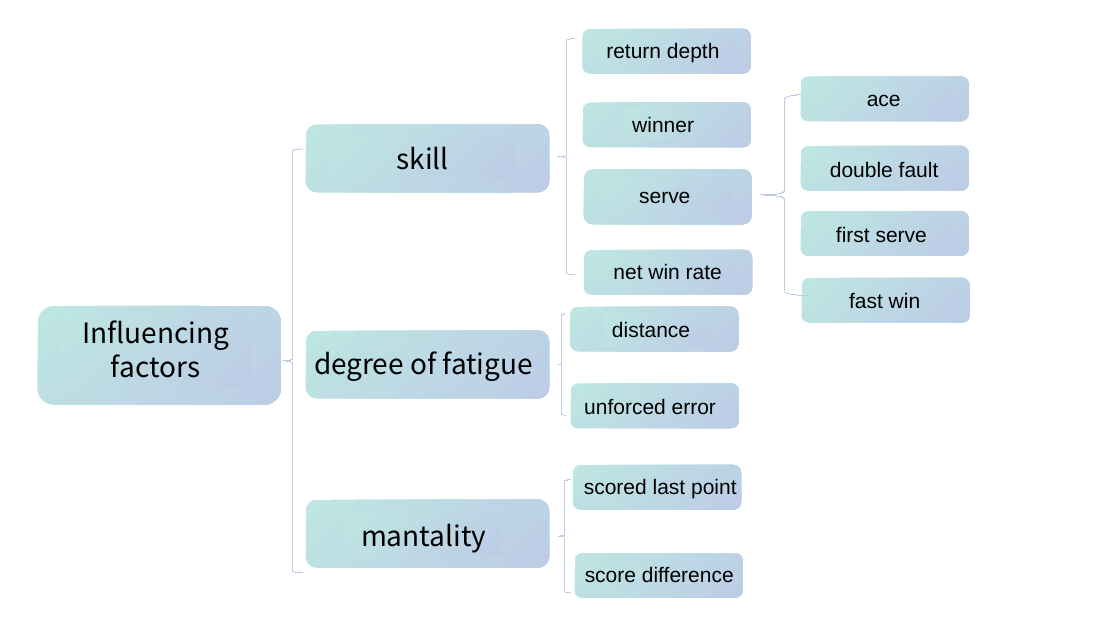
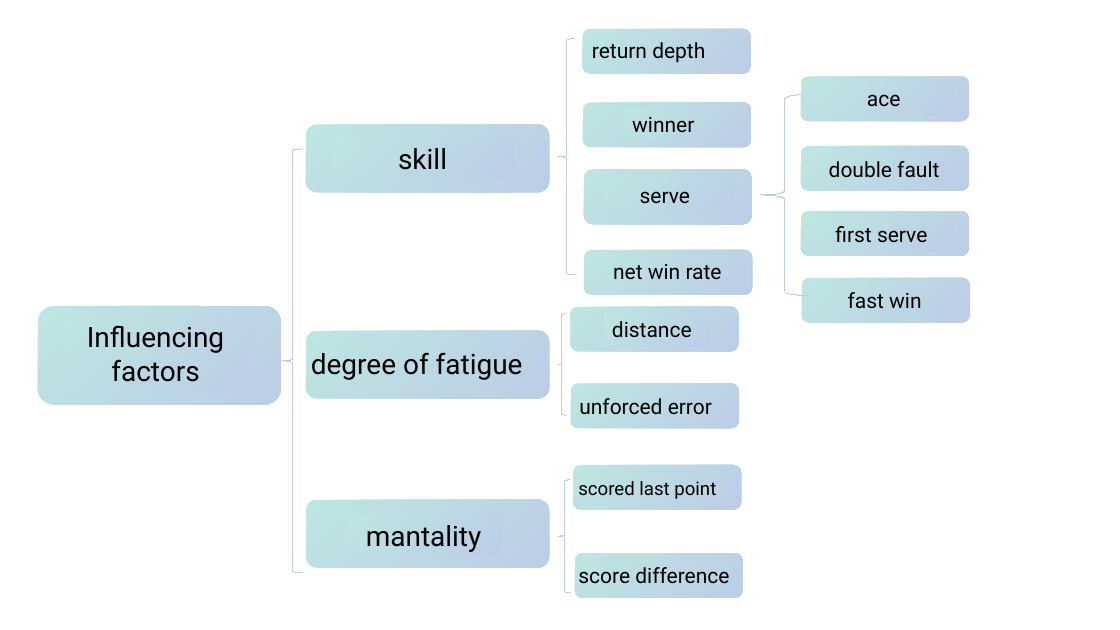
Before and after one commit to NanZiqian/2024-mcm, a slide deck: slide 1 of WJN/photo.pptx. Drawn at 1120x630 pixels with LibreOffice and Linux fonts; fonts in the diff are those of the drawing. Boxes give left, top, right and bottom in pixels: in the first picture for what was removed or moved away, otherwise in the second. Text is boxed around its words. In the diff, an @@ line names an element or a change of style, - is before the commit and + after.

```diff
--- a/WJN/photo.pptx
+++ b/WJN/photo.pptx
@@ font Arial to Roboto in 11 elements at (632, 117, 694, 132), (640, 191, 690, 203), (612, 321, 692, 338), (867, 94, 901, 106), (829, 161, 939, 178), (835, 226, 927, 243), (848, 292, 921, 309), (578, 567, 729, 584), (613, 264, 722, 280), (579, 398, 712, 415), (592, 42, 705, 63) @@
@@ text "return depth": place and size @@
-text "return depth" at (606, 42, 720, 62)
+text "return depth" at (592, 42, 705, 63)
@@ font Noto Sans CJK SC to Roboto in 4 elements at (398, 148, 447, 170), (366, 525, 482, 552), (87, 325, 224, 382), (311, 352, 523, 380) @@
@@ text "scored last point" at (578, 481, 716, 499): size 18 to 16 pt, font Arial to Roboto @@
```
Also in this commit, not shown: 4 other files.
